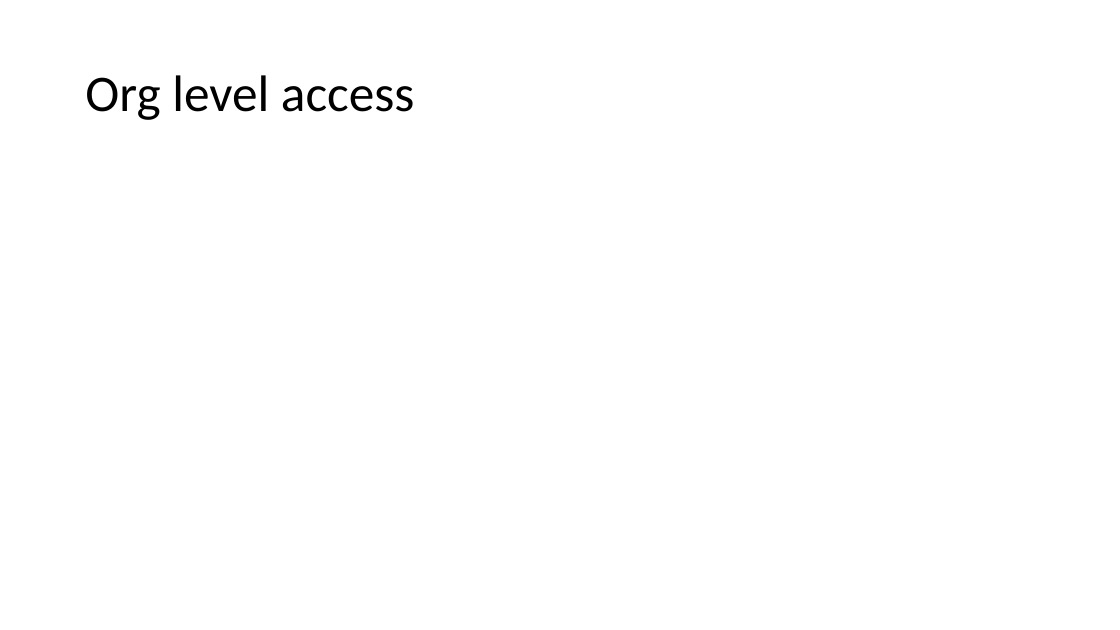
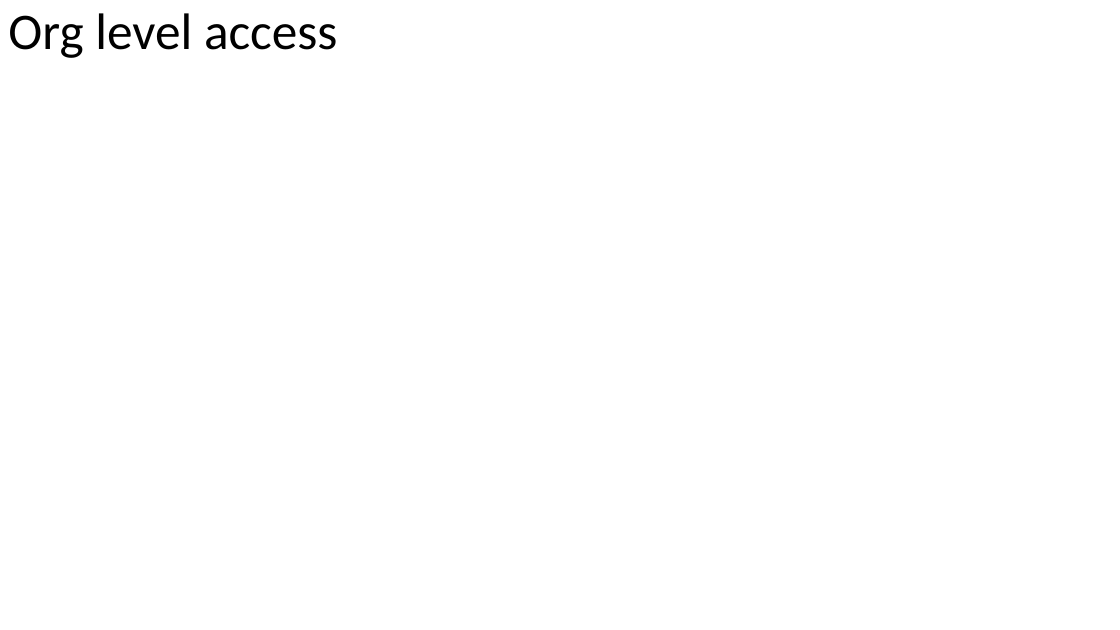
Before and after one commit to amitastreait/apexhours, a slide deck: slide 3 of Sessions/Security in Salesforce.pptx. Drawn at 1120x630 pixels with LibreOffice and Linux fonts; fonts in the diff are those of the drawing; background and template pictures are left out. Boxes give left, top, right and bottom in pixels: in the first picture for what was removed or moved away, otherwise in the second. Text is boxed around its words. In the diff, an @@ line names an element or a change of style, - is before the commit and + after.

```diff
--- a/Sessions/Security in Salesforce.pptx
+++ b/Sessions/Security in Salesforce.pptx
@@ title "Org level access": place and size @@
-title "Org level access" at bbox=[85, 75, 415, 120]
+title "Org level access" at bbox=[8, 13, 338, 58]
```
Also in this commit, not shown: 1 slide added, 4 other files.
